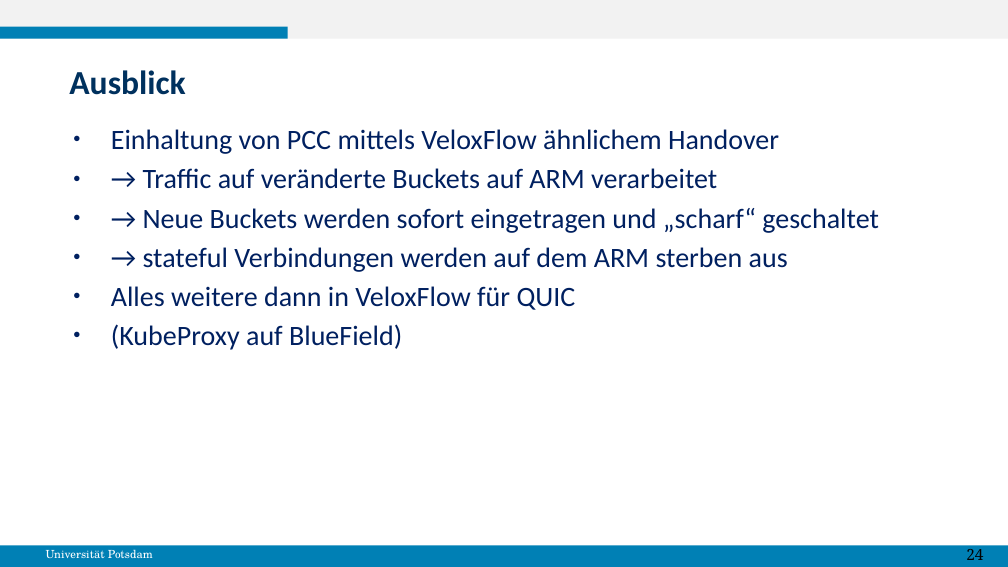
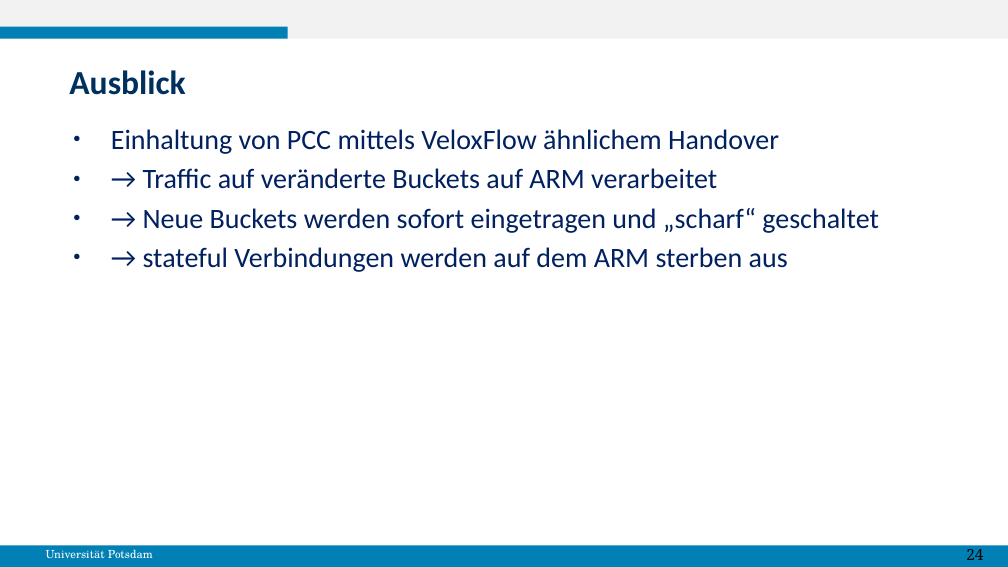
Before and after one commit to gespel/XenoFlow, a slide deck: slide 25 of docs/MasterPraktikumBericht.odp. Drawn at 1008x567 pixels with LibreOffice and Linux fonts; fonts in the diff are those of the drawing. Boxes give left, top, right and bottom in pixels: in the first picture for what was removed or moved away, otherwise in the second. Text is boxed around its words. In the diff, an @@ line names an element or a change of style, - is before the commit and + after.

Commit message:
adding new version of presentation

```diff
--- a/docs/MasterPraktikumBericht.odp
+++ b/docs/MasterPraktikumBericht.odp
@@ text at <box>111,286,576,350</box>: paragraphs removed @@
-● Alles weitere dann in VeloxFlow für QUIC
-● (KubeProxy auf BlueField)
```
Also in this commit, not shown: 1 slide added.
